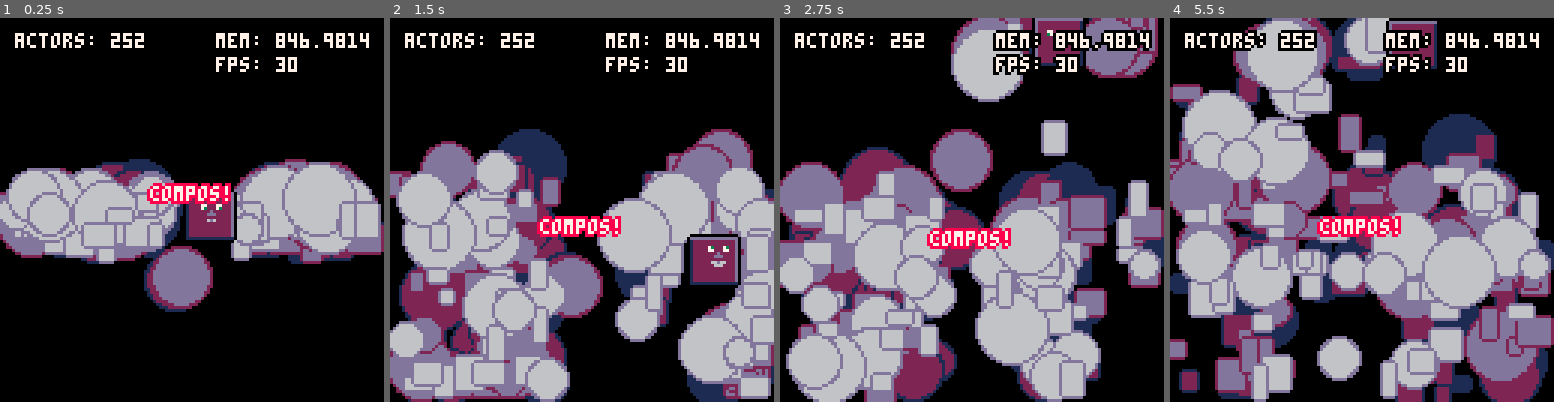
Above: before the commit, frames 1-4 (left to right).
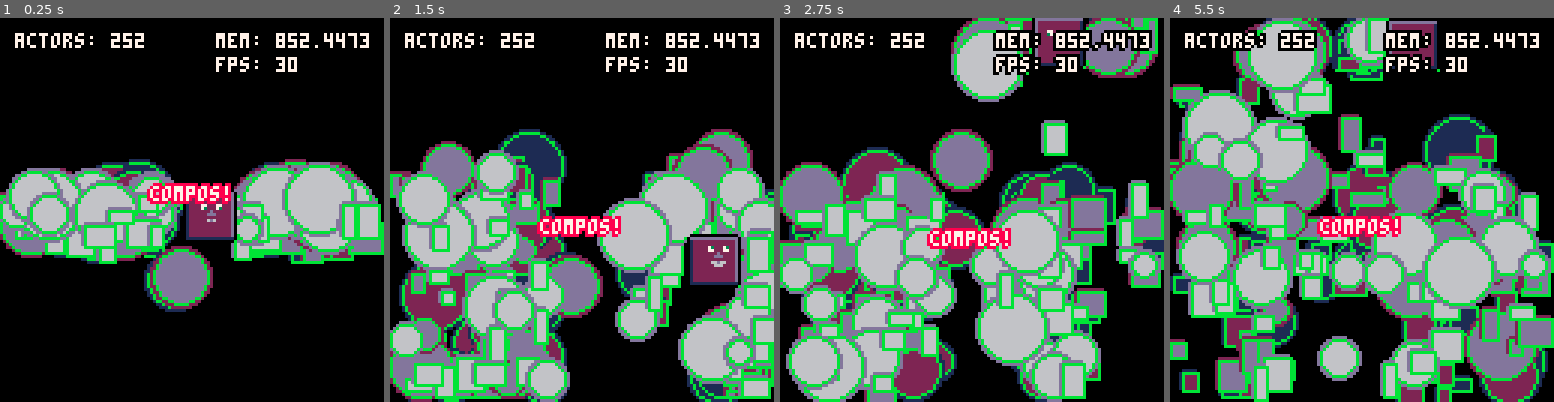
Above: after the commit, the same moments.

Repository: walt-er/compos
Game: PICO-8 cartridge compos.p8
Two runs of this game, one before a commit and one after it. Both use one fixed random seed, a clock stepped at 60 frames per second and the inputs below.
Inputs:
- Up to frame 1 (0.25 s): no input
- Up to frame 2 (1.5 s): tap X (X key) at 0.33, 1.07 s; tap O (Z key) at 0.7 s
- Up to frame 3 (2.75 s): hold Right 1.6-2.1 s; tap O (Z key) at 1.7, 2.1, 2.5 s; tap X (X key) at 1.85 s; hold Up 2.15-2.42 s; hold Right from 2.47 s (still down)
- Up to frame 4 (5.5 s): tap O (Z key) every 0.4 s from 2.9 to 5.3 s; tap X (X key) at 2.97, 4.08, 5.2 s; release Right at 3.03 s; hold Left 3.08-3.58 s; hold Down 3.63-3.97 s; hold Right 4.02-4.68 s; hold Up 4.73-5.03 s; hold Left from 5.08 s (still down)

The runs differ from the first frame. In frame 1, 5.4% of the frame differs, in the area x 0-100%, y 3-76%; in frame 2, 11%; in frame 3, 12%; in frame 4, 15%, in the area x 0-100%, y 0-100%.

Commit message:
init compos with strings, not objects

Diff:
--- a/compos.p8
+++ b/compos.p8
@@ -7,7 +7,7 @@
 -- generic globals
 -- =======================================================
 
-win_w, win_h, win_l, win_r, win_t, win_b, tile, cam, player, player_states = 128, 128, 0, 128, 0, 128, 8, {}, {}, {}
+compos, win_w, win_h, win_l, win_r, win_t, win_b, tile, cam, player, player_states = {}, 128, 128, 0, 128, 0, 128, 8, {}, {}, {}
 
 -- ======================================z=================
 -- helper functions
@@ -69,7 +69,7 @@
 -- debugging helpers (remove for prod)
 -- =======================================================
 
-logs, permalogs, show_colliders, show_stats, log_states, log_statuses = {}, {}, false, true, false, false
+logs, permalogs, show_colliders, show_stats, log_states, log_statuses = {}, {}, true, true, false, false
 
 function reverse(table)
     for i=1, flr(#table / 2) do
@@ -81,6 +81,17 @@
     reverse(array)
     add(array, value)
     reverse(array)
+end
+
+function combine(table1, table2)
+    for k,v in pairs(table2) do
+        if type(k) == 'string' then
+            table1[k] = v
+        else
+            add(table1, v)
+        end
+    end
+    return table1
 end
 
 function log(message)
@@ -223,7 +234,7 @@
 
 --
 
-health = {
+compos.health = {
     total = -999,
     max = 0,
     set = function(self, new_health)
@@ -287,7 +298,7 @@
 
 --
 
-velocity = {
+compos.velocity = {
     x = 0,
     y = 0,
     max_x = 999,
@@ -401,7 +412,7 @@
 
 collider_id = 0
 colliders = { fixed = {} }
-collider = {
+compos.collider = {
     physical = true,
     offset = vec(0, 0),
     set = function(self, parent, offset, fixed, w, h)
@@ -410,13 +421,6 @@
         self.offset = offset or vec(0, 0)
         self.x = parent.x + self.offset.x
         self.y = parent.y + self.offset.y
-
-        -- add to array of colliders
-        parent.id = collider_id
-        collider_id += 1
-		self.chunk = fixed and 'fixed' or ''..flr(self.x / win_w)
-		if (not(colliders[self.chunk])) colliders[self.chunk] = {}
-        colliders[self.chunk][''..collider_id] = { self, parent }
 
         -- set dimensions
         if parent.r then
@@ -426,6 +430,13 @@
             self.w = w or parent.w
             self.h = h or parent.h
         end
+
+        -- add to array of colliders
+        parent.id = parent.id or collider_id
+		self.chunk = fixed and 'fixed' or tostr(flr(self.x / win_w))
+		if (not(colliders[self.chunk])) colliders[self.chunk] = {}
+        colliders[self.chunk][parent.id] = { self, parent }
+        collider_id += 1
 
     end,
 	move = function(self, newvec)
@@ -503,7 +514,7 @@
 
 --
 
-gravity = {
+compos.gravity = {
     force = 1,
     set = function(self, force)
         self.force = force
@@ -526,7 +537,7 @@
 
 --
 
-sprite = {
+compos.sprite = {
 	id = 0,
     loop = false,
     zoom = 1,
@@ -622,7 +633,7 @@
 
 --
 
-age = {
+compos.age = {
     set = function(self, death)
         self.birth = time()
         self.death = death
@@ -636,7 +647,7 @@
 
 --
 
-patrol = {
+compos.patrol = {
     start = vec(0, 0),
     target = vec(0, 0),
     tick = 0,
@@ -744,14 +755,16 @@
 
 -- todo: find memory leak in registration
 function init_actor(actor)
-	if (actor.physical) make_physical(actor)
+	make_physical(actor) -- add properties for x, y, w, and h
     register(actor)
 
-	for k, compo in pairs(actor) do
-		if type(compo) == 'table' then
-			if (compo.physical) make_physical(actor[k])
-			if (compo.init) actor[k]:init()
-			register(compo, actor)
+	for k, compo_name in pairs(actor) do
+        local compo = compos[compo_name]
+		if compo then
+            actor[compo_name] = copy(compo)
+			if (compo.physical) make_physical(actor[compo_name])
+			if (compo.init) actor[compo_name]:init(actor)
+			register(actor[compo_name], actor)
 		end
 	end
 
@@ -884,10 +897,11 @@
 -- set compo values insite of init
 -- include init(), update(), and draw() if this actor should have its own methods
 local blob = {
-    physical = true, -- this will add the properties x, y, w, and h (on compo init)
-    velocity = copy(velocity),
-    gravity = copy(gravity),
-    collider = copy(collider),
+    'velocity',
+    'gravity',
+    'collider',
+
+    tag = 'blob',
 
     init = function(self)
 
@@ -901,14 +915,15 @@
             resize(self, flr(rnd'8'+4), flr(rnd'8'+4))
         end
 
-        self.collider:set(self)
-
         -- randomize the gravity on this object specifically
         self.gravity:set(max('0.025', rnd'0.05'))
 
         -- randomize inititial velocity and cap
         self.velocity:set(0,rnd'2'-1, vec(0.95, 1))
         self.velocity:cap(2,2)
+
+        -- set collider to new size
+        self.collider:set(self)
 
     end,
     update = function(self)
@@ -962,75 +977,82 @@
 end
 
 -- make a special blob with collision
-local collider_blob = copy(blob)
-collider_blob.sprite = copy(sprite)
-collider_blob.init = function(self)
-    self.color = 7
-    resize(self, 16, 16)
-    translate(self, 56, 56)
-    self.velocity:set(1, 0)
-    self.collider:set(self)
-    self.gravity:set'0.1'
-    self.outline = 0
-    self.sprite:animate(self, split'0, 2, 0, 4', 1, true)
-end
-
--- you can also register for special update stages
--- options are early_upate, late_update, and fixed_update (or early_draw!)
-collider_blob.late_update = function(self)
-
-    -- flip sprite based on direction
-    self.sprite.flipped = self.velocity.x < 0
-
-    -- controls!
-    local push = 0.3
-    if btn'0' then
-        self.velocity:accelerate(-push, 0)
-    elseif btn'1' then
-        self.velocity:accelerate(push, 0)
-    elseif btn'2' then
-        self.velocity:accelerate(0, -push)
-    elseif btn'3' then
-        self.velocity:accelerate(0, push)
-    end
-end
-
--- if an actor has a "collision" function, it will check for collisions with other colliders every frame
--- all actors can have colliders at little cost, but too many "collision" functions add up!
-collider_blob.collision = function(self, newvec, other)
-
-    -- this function takes too colliders and returns the direction of collision
-    -- the direction returned (left, right, top, or bottom) is relative to the parent
-    local direction = collision_direction(self.collider, other.collider)
-    if (direction == '') direction = rnd'2' > 0 and 'left' or 'right'
-
-    -- this could be done better :/
-    -- it's a demo, gimme a break!
-    local bump_force_x, bump_force_y, x_bump, y_bump = self.velocity.x, self.velocity.y, other.velocity.x, other.velocity.y
-    local r = other.r or 0
-    if direction == 'left' then
-        x_bump = min(bump_force_x, 0) - 1
-        other.velocity.newvec.x = newvec.x - other.w -- newvec is where the parent object will be at the ned of this frame
-    elseif direction == 'right' then
-        x_bump = max(bump_force_x, 0) + 1
-        other.velocity.newvec.x = newvec.x + self.w + r
-    elseif direction == 'top' then
-        y_bump = min(bump_force_y) - 1
-        other.velocity.newvec.y = newvec.y - other.h
-    elseif direction == 'bottom' then
-        y_bump = max(bump_force_y) + 1
-        other.velocity.newvec.y = newvec.y + self.h + r
-    end
-
-    other.velocity:set(x_bump, y_bump)
-
-    return newvec
-end
+local collider_blob = combine(
+    copy(blob),
+    {
+        'sprite',
+
+        tag = 'player',
+
+        init = function(self)
+            self.color = 7
+            resize(self, 16, 16)
+            translate(self, 56, 56)
+            self.velocity:set(1, 0)
+            self.gravity:set'0.1'
+            self.outline = 0
+            self.sprite:animate(self, split'0, 2, 0, 4', 1, true)
+            self.collider:set(self)
+        end,
+
+        -- you can also register for special update stages
+        -- options are early_upate, late_update, and fixed_update (or early_draw!)
+        late_update = function(self)
+
+            -- flip sprite based on direction
+            self.sprite.flipped = self.velocity.x < 0
+
+            -- controls!
+            local push = 0.3
+            if btn'0' then
+                self.velocity:accelerate(-push, 0)
+            elseif btn'1' then
+                self.velocity:accelerate(push, 0)
+            elseif btn'2' then
+                self.velocity:accelerate(0, -push)
+            elseif btn'3' then
+                self.velocity:accelerate(0, push)
+            end
+        end,
+
+        -- if an actor has a "collision" function, it will check for collisions with other colliders every frame
+        -- all actors can have colliders at little cost, but too many "collision" functions add up!
+        collision = function(self, newvec, other)
+
+            -- this function takes too colliders and returns the direction of collision
+            -- the direction returned (left, right, top, or bottom) is relative to the parent
+            local direction = collision_direction(self.collider, other.collider)
+            if (direction == '') direction = rnd'2' > 0 and 'left' or 'right'
+
+            -- this could be done better :/
+            -- it's a demo, gimme a break!
+            local bump_force_x, bump_force_y, x_bump, y_bump = self.velocity.x, self.velocity.y, other.velocity.x, other.velocity.y
+            local r = other.r or 0
+            if direction == 'left' then
+                x_bump = min(bump_force_x, 0) - 1
+                other.velocity.newvec.x = newvec.x - other.w -- newvec is where the parent object will be at the ned of this frame
+            elseif direction == 'right' then
+                x_bump = max(bump_force_x, 0) + 1
+                other.velocity.newvec.x = newvec.x + self.w + r
+            elseif direction == 'top' then
+                y_bump = min(bump_force_y) - 1
+                other.velocity.newvec.y = newvec.y - other.h
+            elseif direction == 'bottom' then
+                y_bump = max(bump_force_y) + 1
+                other.velocity.newvec.y = newvec.y + self.h + r
+            end
+
+            other.velocity:set(x_bump, y_bump)
+
+            return newvec
+        end
+    }
+);
 
 -- add to compos actors
 add(actors, collider_blob)
 
--- not all actors need compos!
+-- -- not all actors need compos!
 local title_text = {
     update = function(self)
         self.y = 64 + sin(time()) * 8
